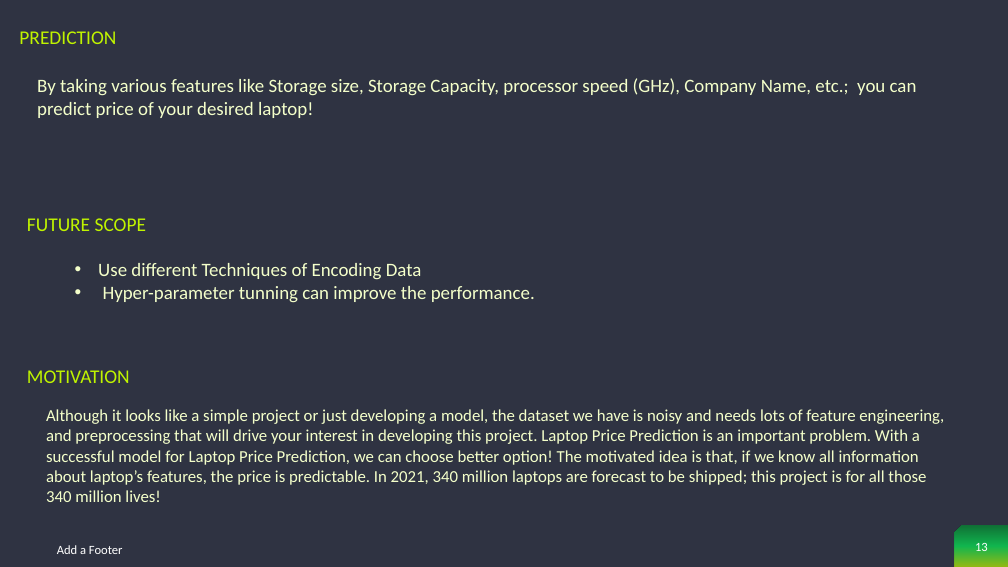
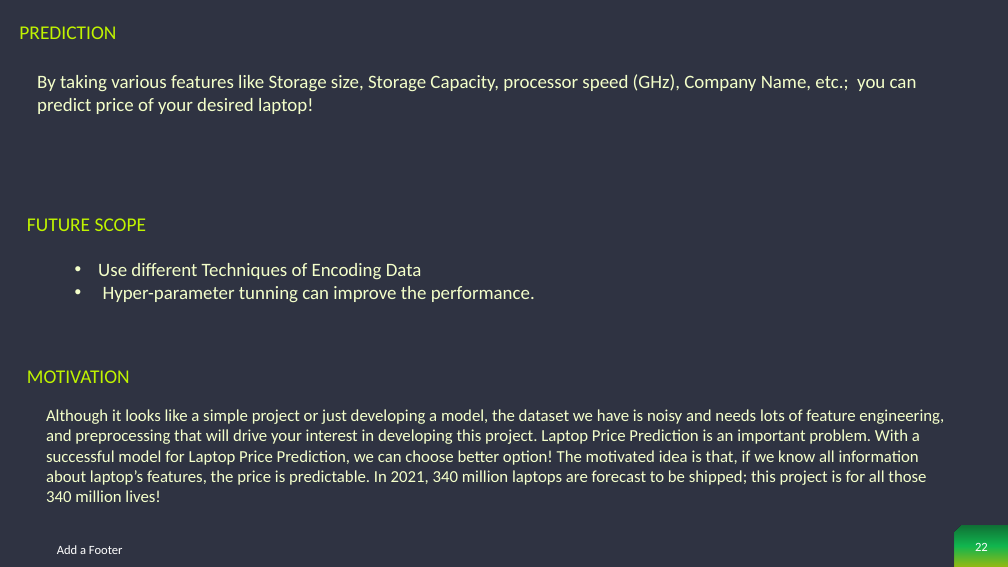
Before and after one commit to PassionateDataScientist/Laptop_price_capstone2, a slide deck: slide 22 of Laptop Price Prediction.pptx (slide 13 before the commit). Drawn at 1008x567 pixels with LibreOffice and Linux fonts; fonts in the diff are those of the drawing. Boxes give left, top, right and bottom in pixels: in the first picture for what was removed or moved away, otherwise in the second. Text is boxed around its words. In the diff, an @@ line names an element or a change of style, - is before the commit and + after.

```diff
--- a/Laptop Price Prediction.pptx
+++ b/Laptop Price Prediction.pptx
@@ text "PREDICTION": place and size @@
-text "PREDICTION" at <box>19,31,116,44</box>
+text "PREDICTION" at <box>19,26,116,39</box>
@@ text "By taking various features like ...": place and size @@
-text "By taking various features like ..." at <box>37,78,917,118</box>
+text "By taking various features like ..." at <box>37,74,917,114</box>
@@ page number at <box>975,543,988,551</box>: text changed @@
-13
+22
```
Also in this commit, not shown: 1 other slide changed, 9 slides added.
